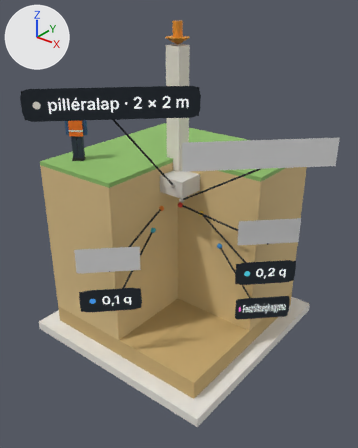
An edit to the glTF model ar-labor/models/feszultseghagyma-feliratok.glb, drawn before and after from the same camera.
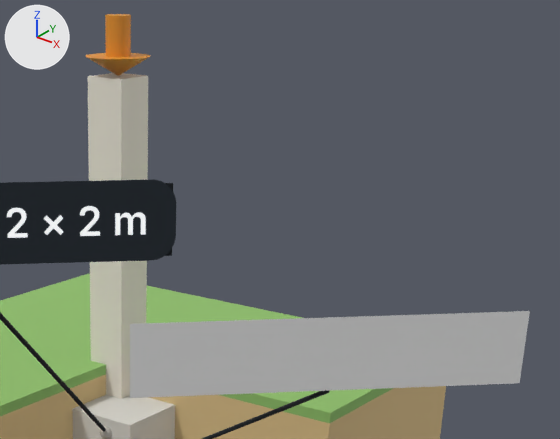
The first picture shows the older version from a 50 mm lens placed at (0.426, -0.529, 0.228), pointed at (0.038, -0.045, -0.073). The close-ups show the older and then the newer version on the part from 37% to 98% of the width and 3% to 42% of the height of that picture. Only the edits that show in the close-ups are written down. Every picture has the same lights, and +X, +Y and +Z are marked at upper left. Where no turn or scale is listed for an object, it has been applied to the vertices.

The scene before the commit, as lines of its bpy script (objects in view):
```python
me_mesh_0 = bpy.data.meshes.new('Mesh_0')
me_mesh_0.from_pydata(...)  # a box spanning x -0.136..0.0, y -0.136..0.136, z -0.236..0.0; a box spanning x 0.0..0.136, y 0.0..0.136, z -0.236..0.0
me_mesh_0.materials.append(mat_m_dcc089)  # beige #dcc089
me_mesh_39 = bpy.data.meshes.new('Mesh_39')
me_mesh_39.from_pydata([(-0.0637, -0.0637, 0.017), (0.0637, 0.0637, 0.017), (-0.0637, -0.0637, -0.017), (0.0637, 0.0637, -0.017)], [], [(0, 2, 1), (2, 3, 1)])
me_mesh_39.materials.append(mat_lbl_20)  # its picture is missing
me_mesh_43 = bpy.data.meshes.new('Mesh_43')
me_mesh_43.from_pydata(...)  # 4 vertices, 2 faces; spans x -0.0666..0.0666, y -0.0666..0.0666, z -0.017..0.017
me_mesh_43.materials.append(mat_lbl_24)
ob_label_20 = bpy.data.objects.new('label_20', me_mesh_39)
ob_label_20.location = (0.16, -0.048, 0.053)
ob_label_24 = bpy.data.objects.new('label_24', me_mesh_43)
ob_label_24.location = (0.04, -0.16, 0.113)
ob_tomb_m_dcc089 = bpy.data.objects.new('tomb_m_dcc089', me_mesh_0)
ob_tomb_m_dcc089.location = (0.0, 0.0, 0.0)
# also in view: 'tomb_m_8fbf6a' at (0.0, 0.0, 0.003); 'teher_m_e8952a' at (0.0, 0.0, 0.17); 'alap_m_efe9dc' at (0.0, 0.0, 0.072); 'alap_m_d9d6cf' at (0.0, 0.0, -0.024); 'label_line_26' at (0.032, -0.1, 0.038)
```
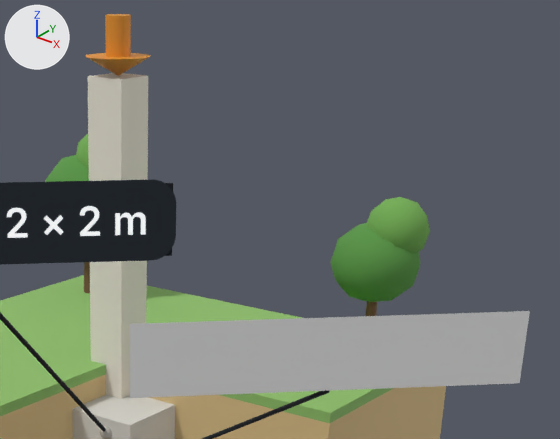
Location of each change, [x1, y1, x2, y2] in pixels of the close-ups (560 x 439 px):
'tomb_m_5a9647', added: after [45, 155, 420, 302]
'tomb_m_74ad55', added: after [76, 134, 430, 253]
'tomb_m_7a5a3c', added (mostly hidden): after [84, 262, 377, 316]

The edits, one by one:
Material 'm_74ad55' (mat_m_74ad55) is new.
Its base color is (0.175, 0.418, 0.0908) (green #74ad55).
Its roughness is 1.0.
Material 'm_5a9647' (mat_m_5a9647) is new.
Its base color is (0.102, 0.305, 0.063) (green #5a9647).
Its roughness is 1.0.
Material 'm_7a5a3c' (mat_m_7a5a3c) is new.
Its base color is (0.195, 0.102, 0.0452) (brown #7a5a3c).
Its roughness is 0.82.
Mesh me_mesh_13_1 is new.
It has 84 vertices, 160 faces and spans x -0.114..0.126, y 0.084..0.128, z 0.057..0.113.
It uses material mat_m_74ad55 (green #74ad55).
Mesh me_mesh_12_1 is new.
It has 84 vertices, 160 faces and spans x -0.135..0.125, y 0.069..0.131, z 0.033..0.096.
It uses material mat_m_5a9647 (green #5a9647).
Mesh me_mesh_11_1 is new.
It has 28 vertices, 48 faces and spans x -0.108..0.103, y 0.095..0.108, z 0.006..0.052.
It uses material mat_m_7a5a3c (brown #7a5a3c).
Object 'tomb_m_74ad55' (ob_tomb_m_74ad55) is new; it shows me_mesh_13_1.
Its location is (0.0, 0.0, 0.0).
Object 'tomb_m_5a9647' (ob_tomb_m_5a9647) is new; it shows me_mesh_12_1.
Its location is (0.0, 0.0, 0.0).
Object 'tomb_m_7a5a3c' (ob_tomb_m_7a5a3c) is new; it shows me_mesh_11_1.
Its location is (0.0, 0.0, 0.0).
